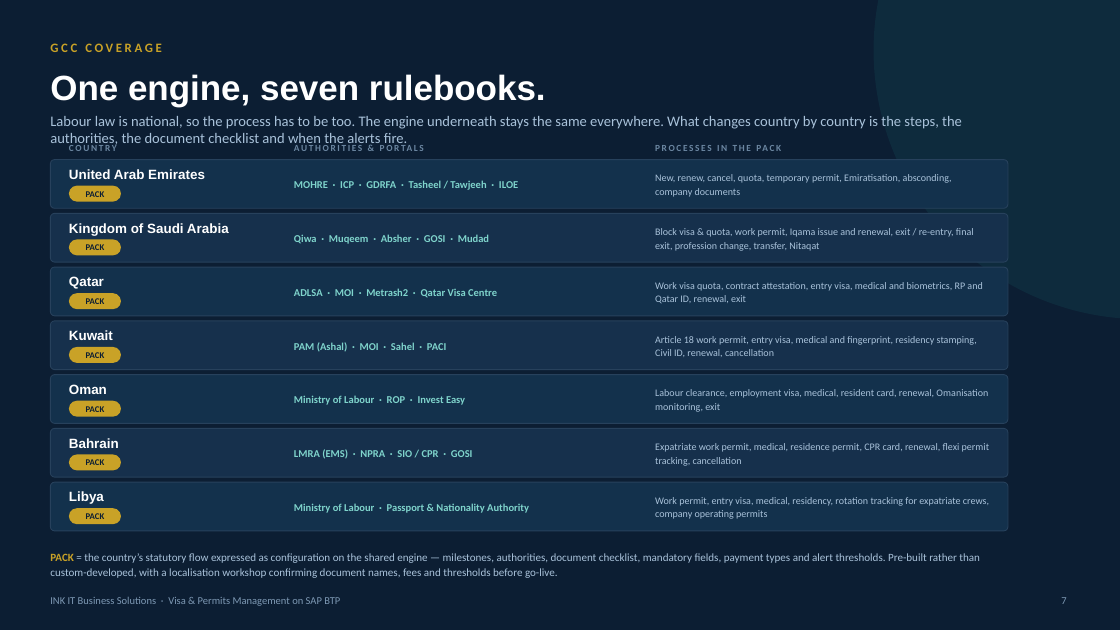
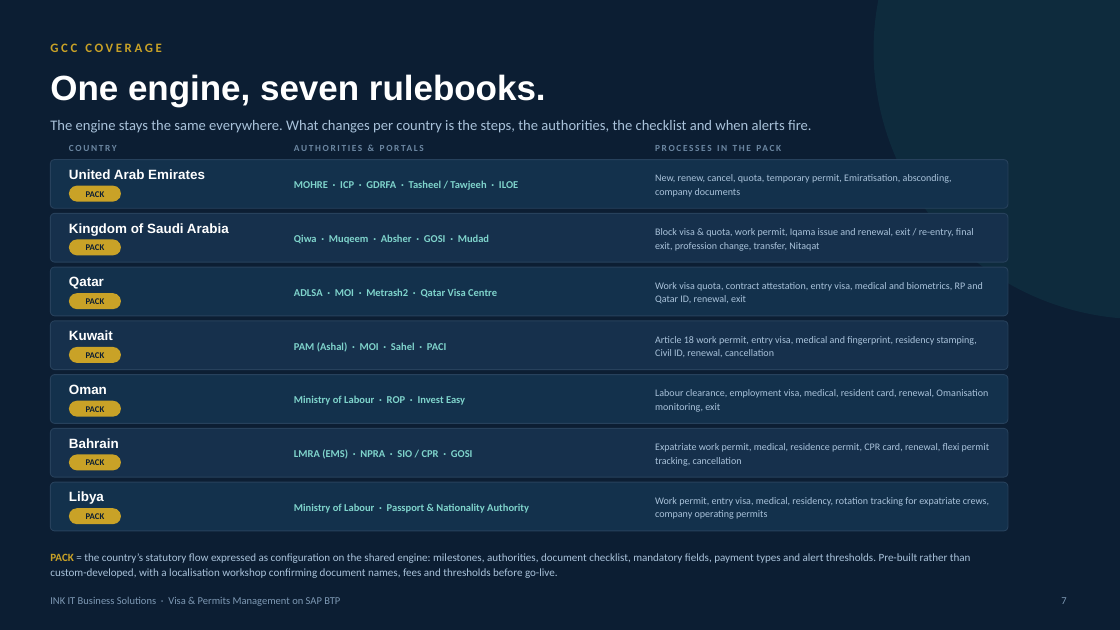
Before and after one commit to cranialblend5/VisaAndPermitsDemo, a slide deck: slide 7 of deck/INK_IT_Visa_and_Permits_GCC.pptx. Drawn at 1120x630 pixels with LibreOffice and Linux fonts; fonts in the diff are those of the drawing. Boxes give left, top, right and bottom in pixels: in the first picture for what was removed or moved away, otherwise in the second. Text is boxed around its words. In the diff, an @@ line names an element or a change of style, - is before the commit and + after.

```diff
--- a/deck/INK_IT_Visa_and_Permits_GCC.pptx
+++ b/deck/INK_IT_Visa_and_Permits_GCC.pptx
@@ text at (x1=50, y1=120, x2=812, y2=133): text changed @@
-Labour law is national, so the process has to be too. The engine underneath stays the same everywhere. What changes country by country is the steps, the authorities, the document checklist and when the alerts fire.
+The engine stays the same everywhere. What changes per country is the steps, the authorities, the checklist and when alerts fire.
@@ text at (x1=50, y1=553, x2=971, y2=578): text changed @@
-PACK = the country’s statutory flow expressed as configuration on the shared engine — milestones, authorities, document checklist, mandatory fields, payment types and alert thresholds. Pre-built rather than custom-developed, with a localisation workshop confirming document names, fees and thresholds before go-live.
+PACK = the country’s statutory flow expressed as configuration on the shared engine: milestones, authorities, document checklist, mandatory fields, payment types and alert thresholds. Pre-built rather than custom-developed, with a localisation workshop confirming document names, fees and thresholds before go-live.
```
Also in this commit, not shown: 6 other slides changed, 6 other files.
